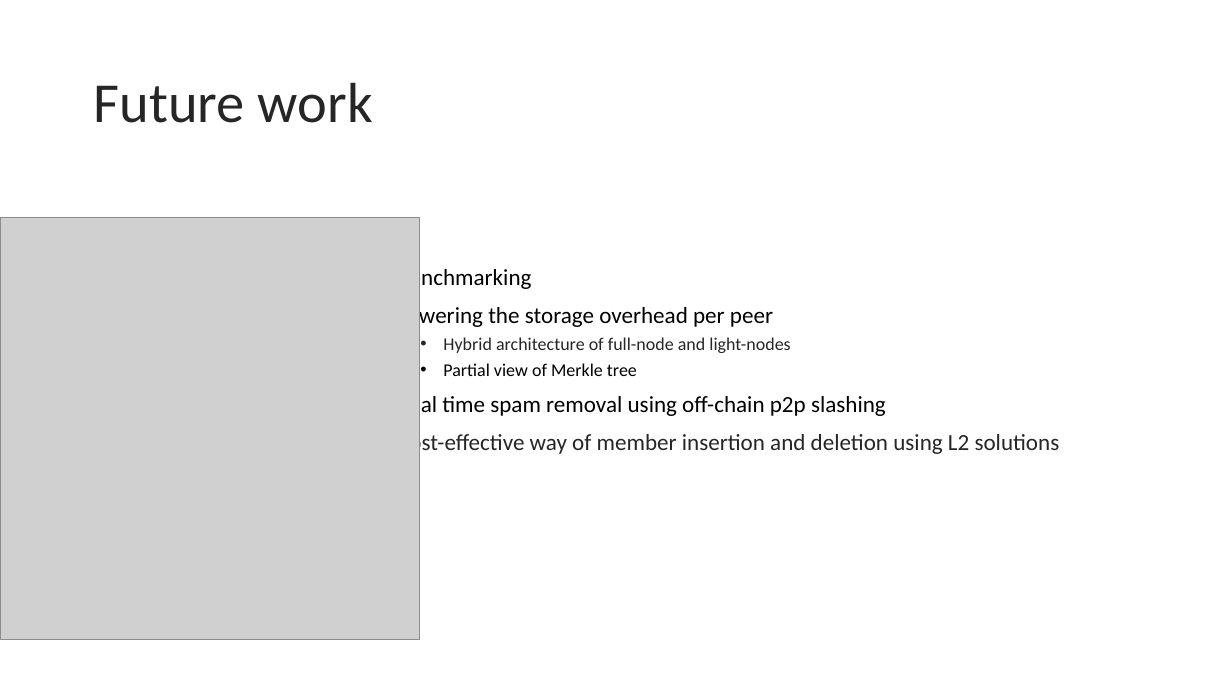
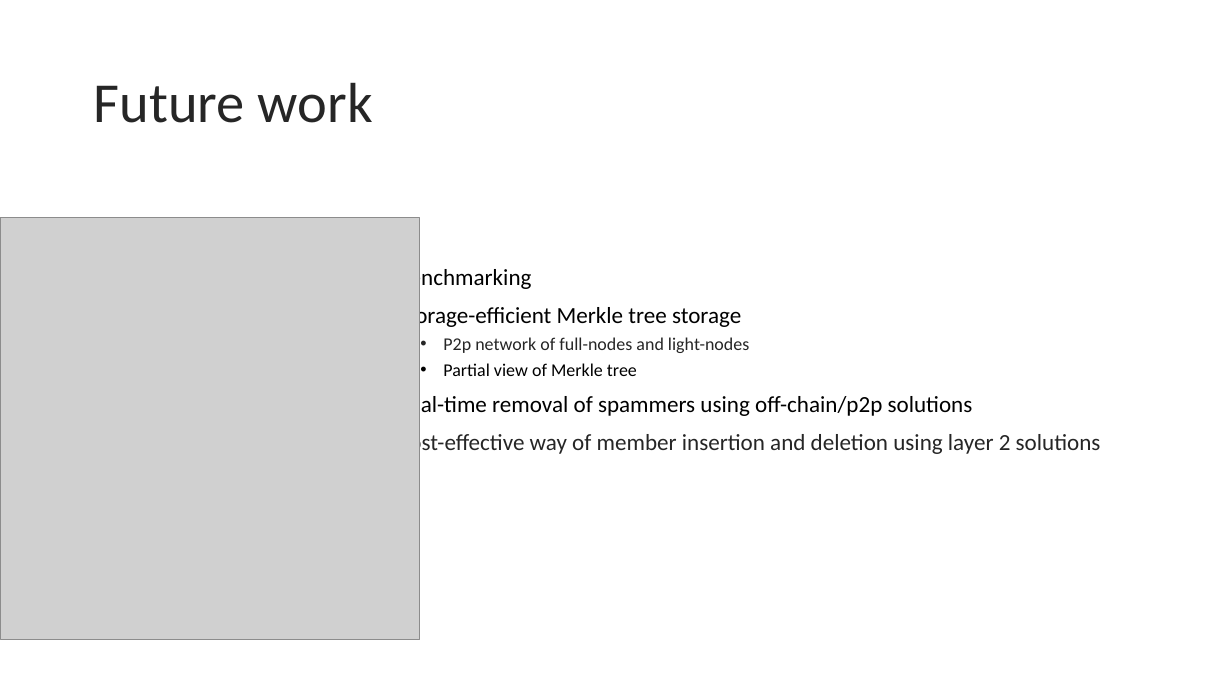
Before and after one commit to vacp2p/research, a slide deck: slide 38 of rln-research/presentations/11-2021-Tokenmics-Waku-rln-relay.pptx. Drawn at 1232x693 pixels with LibreOffice and Linux fonts; fonts in the diff are those of the drawing; grey boxes stand for pictures. Boxes give left, top, right and bottom in pixels: in the first picture for what was removed or moved away, otherwise in the second. Text is boxed around its words. In the diff, an @@ line names an element or a change of style, - is before the commit and + after.

```diff
--- a/rln-research/presentations/11-2021-Tokenmics-Waku-rln-relay.pptx
+++ b/rln-research/presentations/11-2021-Tokenmics-Waku-rln-relay.pptx
@@ text at <box>397,303,749,353</box>: text changed @@
-• Lowering the storage overhead per peer
-  • Hybrid architecture of full-node and light-nodes
+• Storage-efficient Merkle tree storage
+  • P2p network of full-nodes and light-nodes
@@ text at <box>397,393,1101,457</box>: text changed @@
-• Real time spam removal using off-chain p2p slashing
-• Cost-effective way of member insertion and deletion using L2 solutions
+• Real-time removal of spammers using off-chain/p2p solutions
+• Cost-effective way of member insertion and deletion using layer 2 solutions
```
Also in this commit, not shown: 1 other file.
